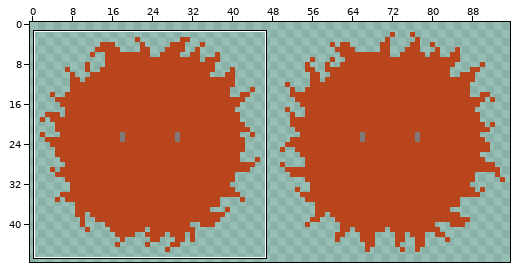
Two versions of one sprite sheet, save-the-hangman/bichitos/bichito_cabron.png. Above, an overview of the earlier version with the close-up marked.
Close-up. The starting point:
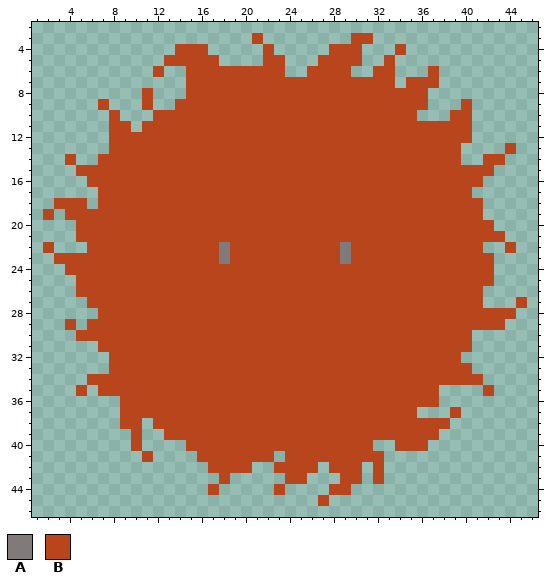
The file is 96x48 pixels. Shown: x 1..46, y 2..46. The commit also changed other parts of the picture, which this record leaves out.
Palette (. is transparent): A #807b7a  B #b9451d
Pixels before, first column x 2:
 3 ...................B........BB..............
 4 ............BBB.....B.....BBB...B...........
 5 ...........BBBBB....BB...BBBB..B............
 6 ..........B..BBBBBBBBB..BBBB..BB...B........
 7 .............BBBBBBBBBBBBBBBBBBB.BBB........
 8 .........B...BBBBBBBBBBBBBBBBBBBBBB.........
 9 .....B...B..BBBBBBBBBBBBBBBBBBBBBBB...B.....
10 ......B...BBBBBBBBBBBBBBBBBBBBBBBB...BB.....
11 ......BB.BBBBBBBBBBBBBBBBBBBBBBBBBBBBBB.....
12 ......BBBBBBBBBBBBBBBBBBBBBBBBBBBBBBBBB.....
13 ......BBBBBBBBBBBBBBBBBBBBBBBBBBBBBBBB....B.
14 ..B..BBBBBBBBBBBBBBBBBBBBBBBBBBBBBBBBB..BB..
15 ...BBBBBBBBBBBBBBBBBBBBBBBBBBBBBBBBBBBBBB...
16 ....BBBBBBBBBBBBBBBBBBBBBBBBBBBBBBBBBBBB....
17 .....BBBBBBBBBBBBBBBBBBBBBBBBBBBBBBBBBB.....
18 .BBB.BBBBBBBBBBBBBBBBBBBBBBBBBBBBBBBBBBB....
19 B.BBBBBBBBBBBBBBBBBBBBBBBBBBBBBBBBBBBBBB....
20 ...BBBBBBBBBBBBBBBBBBBBBBBBBBBBBBBBBBBBBB...
21 ...BBBBBBBBBBBBBBBBBBBBBBBBBBBBBBBBBBBBBBB..
22 B...BBBBBBBBBBBBABBBBBBBBBBABBBBBBBBBBBB..B.
23 .BBBBBBBBBBBBBBBABBBBBBBBBBABBBBBBBBBBBBB...
24 ..BBBBBBBBBBBBBBBBBBBBBBBBBBBBBBBBBBBBBBB...
25 ...BBBBBBBBBBBBBBBBBBBBBBBBBBBBBBBBBBBBBB...
26 ...BBBBBBBBBBBBBBBBBBBBBBBBBBBBBBBBBBBBB....
27 ....BBBBBBBBBBBBBBBBBBBBBBBBBBBBBBBBBBBB...B
28 .....BBBBBBBBBBBBBBBBBBBBBBBBBBBBBBBBBBBBBB.
29 ..B.BBBBBBBBBBBBBBBBBBBBBBBBBBBBBBBBBBBBBB..
30 ...BBBBBBBBBBBBBBBBBBBBBBBBBBBBBBBBBBBB.....
31 .....BBBBBBBBBBBBBBBBBBBBBBBBBBBBBBBBBB.....
32 ......BBBBBBBBBBBBBBBBBBBBBBBBBBBBBBBB......
33 ......BBBBBBBBBBBBBBBBBBBBBBBBBBBBBBBBB.....
34 ....BBBBBBBBBBBBBBBBBBBBBBBBBBBBBBBBBBBB....
35 ...B.BBBBBBBBBBBBBBBBBBBBBBBBBBBBBBB....B...
36 .......BBBBBBBBBBBBBBBBBBBBBBBBBBBBB........
37 .......BBBBBBBBBBBBBBBBBBBBBBBBBBB...B......
38 .......BB.BBBBBBBBBBBBBBBBBBBBBBBBBBB.......
39 ........B..BBBBBBBBBBBBBBBBBBBBBBBBB........
40 ........B....BBBBBBBBBBBBBBBBB..BBB.........
41 .........B....BBBBBBB.BBBBBBBBB.............
42 ...............BBBB..BBBB.BBB.B.............
43 ................B.....BB...BB.B.............
44 ...............B.....B....BB................
45 .........................B..................
And afterwards:
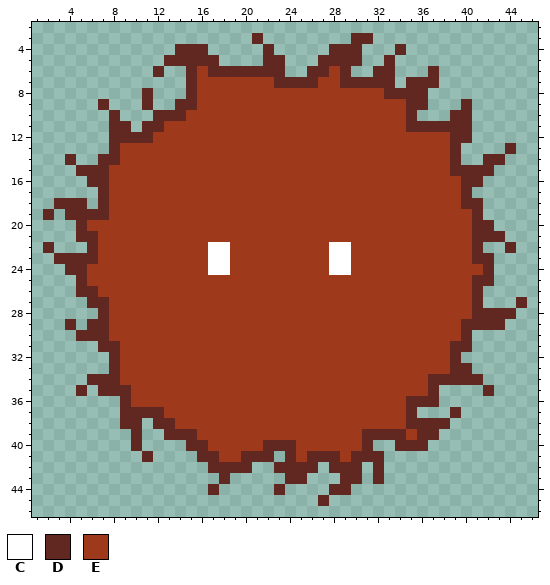
Colours new in this view: C #ffffff  D #612721  E #9e391b
The exact change:
Changed rows in their new state; - is an unchanged pixel.
first column x 2:
 3 -------------------D--------DD--------------
 4 ------------DDD-----D-----DDD---D-----------
 5 -----------DDDDD----DD---DDDD--D------------
 6 ----------D--DEDDDDDDD--DDED--DD---D--------
 7 -------------DEEEEEEEDDDDEEDDDDD-DDD--------
 8 ---------D---DEEEEEEEEEEEEEEEEEDDDD---------
 9 -----D---D--DDEEEEEEEEEEEEEEEEEEEDD---D-----
10 ------D---DDDEEEEEEEEEEEEEEEEEEEED---DD-----
11 ------DD-DDEEEEEEEEEEEEEEEEEEEEEEDDDDDD-----
12 ------DDDDEEEEEEEEEEEEEEEEEEEEEEEEEEEDD-----
13 ------DEEEEEEEEEEEEEEEEEEEEEEEEEEEEEED----D-
14 --D--DDEEEEEEEEEEEEEEEEEEEEEEEEEEEEEED--DD--
15 ---DDDEEEEEEEEEEEEEEEEEEEEEEEEEEEEEEEDDDD---
16 ----DDEEEEEEEEEEEEEEEEEEEEEEEEEEEEEEEEDD----
17 -----DEEEEEEEEEEEEEEEEEEEEEEEEEEEEEEEED-----
18 -DDD-DEEEEEEEEEEEEEEEEEEEEEEEEEEEEEEEEDD----
19 D-DDDDEEEEEEEEEEEEEEEEEEEEEEEEEEEEEEEEED----
20 ---DEEEEEEEEEEEEEEEEEEEEEEEEEEEEEEEEEEEDD---
21 ---DDEEEEEEEEEEEEEEEEEEEEEEEEEEEEEEEEEEDDD--
22 D---DEEEEEEEEEECCEEEEEEEEECCEEEEEEEEEEED--D-
23 -DDDDEEEEEEEEEECCEEEEEEEEECCEEEEEEEEEEEDD---
24 --DDEEEEEEEEEEECCEEEEEEEEECCEEEEEEEEEEEED---
25 ---DEEEEEEEEEEEEEEEEEEEEEEEEEEEEEEEEEEEDD---
26 ---DDEEEEEEEEEEEEEEEEEEEEEEEEEEEEEEEEEED----
27 ----DDEEEEEEEEEEEEEEEEEEEEEEEEEEEEEEEEED---D
28 -----DEEEEEEEEEEEEEEEEEEEEEEEEEEEEEEEEEDDDD-
29 --D-DDEEEEEEEEEEEEEEEEEEEEEEEEEEEEEEEEDDDD--
30 ---DDDEEEEEEEEEEEEEEEEEEEEEEEEEEEEEEEED-----
31 -----DDEEEEEEEEEEEEEEEEEEEEEEEEEEEEEEDD-----
32 ------DEEEEEEEEEEEEEEEEEEEEEEEEEEEEEED------
33 ------DEEEEEEEEEEEEEEEEEEEEEEEEEEEEEEDD-----
34 ----DDDEEEEEEEEEEEEEEEEEEEEEEEEEEEEDDDDD----
35 ---D-DDDEEEEEEEEEEEEEEEEEEEEEEEEEEED----D---
36 -------DEEEEEEEEEEEEEEEEEEEEEEEEEDDD--------
37 -------DDDDEEEEEEEEEEEEEEEEEEEEEED---D------
38 -------DD-DDEEEEEEEEEEEEEEEEEEEEEDDDD-------
39 --------D--DDDEEEEEEEEEEEEEEEDDDDEDD--------
40 --------D----DDEEEEEDDDEEEEEED--DDD---------
41 ---------D----DDEEDDD-DEDDDEDDD-------------
42 ---------------DDDD--DDDD-DDD-D-------------
43 ----------------D-----DD---DD-D-------------
44 ---------------D-----D----DD----------------
45 -------------------------D------------------
Changed places in both close-ups, as pixel boxes (x1, y1, x2, y2):
changed: (43, 33, 527, 506)
